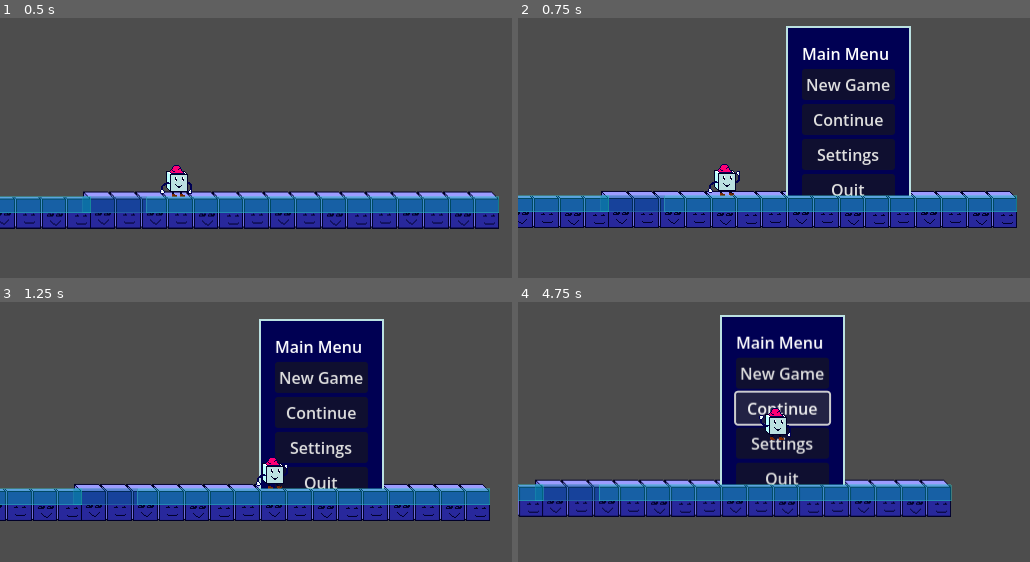
Above: before the commit, frames 1-4 (two rows, left to right).
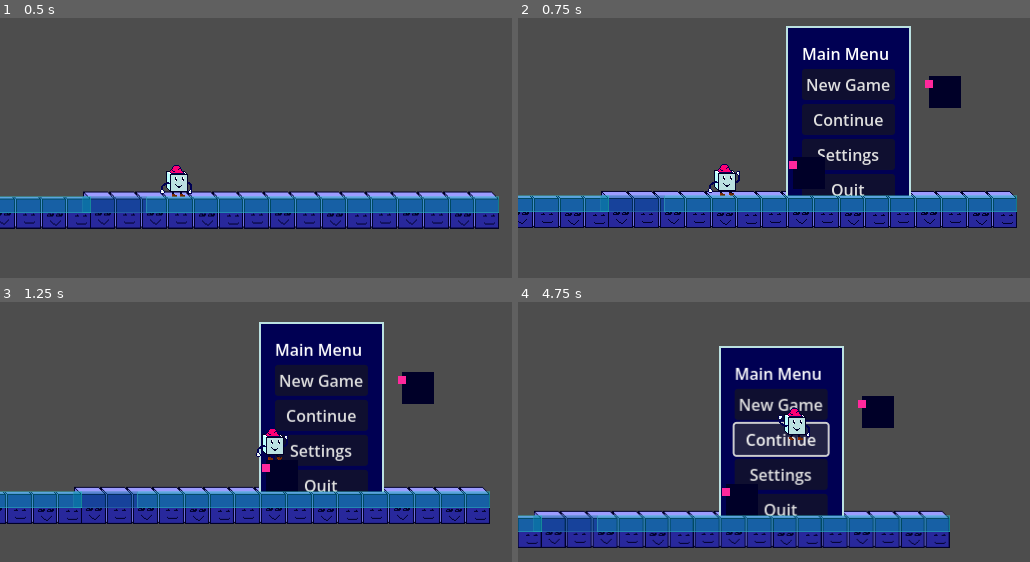
Above: after the commit, the same moments.

Repository: Doomn00b/Kewb
Game: Godot game, scene res://scenes/main.tscn
The game is run twice, just before and just after one commit, with the same random seed, the same clock (stepped at 60 frames per second) and the same inputs. The engine's default icon, where the game draws it, is replaced by a stand-in: a white triangle on a blue panel in a dark square.
Inputs:
- Up to frame 1 (0.5 s): no input
- Up to frame 2 (0.75 s): tap Enter (ui_accept) at 0.5 s; hold Right (move_forward) from 0.53 s (still down); tap Z (attack) at 0.6 s
- Up to frame 3 (1.25 s): keep holding Right (move_forward); tap Space (jump) at 0.77 s
- Up to frame 4 (4.75 s): release Right (move_forward) at 1.25 s; click "New Game" at 1.25 s; click "New Game" at 2 s; click "Continue" at 2.75 s; click "Continue" at 3.5 s; hold Right (move_forward) from 4.28 s (still down); tap Z (attack) at 4.35 s; tap Space (jump) at 4.52 s

Frame 1 is identical in both runs. In frame 2, 1.1% of the frame differs, in the area x 52-87%, y 22-66%; in frame 3, 12%; in frame 4, 32%, in the area x 0-85%, y 5-95%.
Error before the commit: Parse Error: Cannot find member "connect" in base "Callable". (res://characters/Enemies/enemy.gd:31)

Commit message:
Made it so the enemy has a damage-zone where it gives damage, and a hurt-zone, where it takes damage. Made it so it doesn't attack if game-state is game-over.
Enemy cannot damage player any more... and vice-versa. Need to fix this.

Diff:
--- a/characters/Enemies/enemy.gd
+++ b/characters/Enemies/enemy.gd
@@ -1,11 +1,12 @@
-#TODO: Solve raycast position-access error. (because of dictionary)
+#TODO: Make enemy move slowly idly. Make enemy flip direction.
 
 
 class_name Enemy
 extends CharacterBody2D
 
 @export var Nmyspeed: int = 200 #We make a new variable: Enemy Speed, which is an Int with 200 as standard value.
-@export var NmyArea2D: Area2D #We rename Area2D to NmyArea2D.
+@export var NmyDmgArea: Area2D #We will store our NmyDmgArea here. (it's an Area2D)
+@export var NmyHurtArea: Area2D
 
 static var enemies_spawned : int = 0 #This variable determines how many enemies have spawned.
 
@@ -25,12 +26,15 @@
 	playerChr = get_tree().get_first_node_in_group("playerGroup")
 	print_debug("Got the player from Tree.")
 	enemies_spawned += 1 #When we start the scene, enemy-count will go up.
-	#NmyArea2D.body_entered.connect(_on_cube_nmy_area_2d_body_entered) #Connecting area2D
-	NmyArea2D.body_exited.connect(_on_cube_nmy_area_2d_body_exited)
-	atk_raycast = $NmyAtkRC #We give the raycast-object (from the node-tree) to our nmy-raycast variable.
-	atk_raycast.is_colliding.connect(_on_raydetect)
-	edge_rayL = $NmyEdgeL #Give the variable the left edge ray-cast
-	edge_rayR = $NmyEdgeR #Give the variable the Right edge ray-cast
+	NmyDmgArea.body_entered.connect(_on_pbody_ent_dmg) #Connecting Give-Damage-area.
+	NmyDmgArea.body_exited.connect(_on_pbody_exi_dmg)
+	NmyHurtArea.body_entered.connect(_on_pfist_ent_hurt) #Connecting Get-Hurt-area
+	NmyHurtArea.body_exited.connect(_on_pfist_exi_hurt)
+
+	atk_raycast = $FlipNmy/NmyAtkRC #We give the raycast-object (from the node-tree) to our nmy-raycast variable.
+
+	edge_rayL = $FlipNmy/NmyEdgeL #Give the variable the left edge ray-cast
+	edge_rayR = $FlipNmy/NmyEdgeR #Give the variable the Right edge ray-cast
 
 # Called every frame. 'delta' is the elapsed time since the previous frame.
 func _process(delta: float) -> void:
@@ -39,23 +43,28 @@
 func _physics_process(delta: float) -> void:
 	# Add the gravity.
 	_apply_gravity(delta)
-	attack_player(delta)
+	_on_raydetect(atk_raycast)
+	_on_notdetect(atk_raycast)
+	_attack_player(delta)
 	move_and_slide()
 
 
-func attack_player(delta : float):
+func _attack_player(delta : float):
 	#Guardclause, to prevent attacking without player.
-	if playerChr == null: #But if there is no player, then...
+	if playerChr == null or GameManager.instance.is_game_over == true: #But if there is no player and game is over, then...
+		print_debug("Player is dead, Enemy won't attack.")
 		return #...We don't do anything.
+	if !before_1st_atk.is_stopped():
+		return
 	#END guard-clause
+
 	#Raycasting, for detecting the player.
-
 	if atk_raycast.is_colliding(): #If the raycast hits the player...
-		var nmy_ray_query : Vector2 = atk_raycast.get_collision_point()
+		#var nmy_ray_query : Vector2 = atk_raycast.get_collision_point()
 		before_1st_atk.start() #...we start a timer to delay the 1st attack.
 		await before_1st_atk.timeout #...which delays the below attack-code.
 
-		if self.is_on_floor() and nmy_ray_query >= Vector2(0,0): #Enemy has to be touching ground and a collision-point.
+		if self.is_on_floor(): #and nmy_ray_query >= Vector2(0,0): #Enemy has to be touching ground and a collision-point.
 			var direction = (playerChr.position - self.position).normalized()
 			velocity.x = direction.x * Nmyspeed
 			print("Detected player at:")#,nmy_ray_result.position)
@@ -69,14 +78,57 @@
 	if not is_on_floor() : #Do I need MORE in the condition?
 		var gravity = get_gravity() #We make a new temp-var, and base it on the get-gravity-function.
 		velocity.y += gravity.y * delta
-
 	else: #Otherwise, we...
 		#print("We didn't turn on gravity for Enemycube.")
 		return #...don't do anything. (no gravity-application)
 
 
 func _input(event: InputEvent) -> void:
-	if !targets.is_empty() and Input.is_action_just_pressed("attack"): #If there is a target (player), and it attacks...
+	pass
+
+#Detecting the player, to chase them.
+func _on_raydetect(node : RayCast2D) -> void:
+	if atk_raycast.is_colliding() != null:
+		#Targetting the player
+		if node.get_collision_mask_value(3): #If the body that entered the Area is in the Player-group...
+			targets.append(node) #...then put it in the list of targets.
+			player_chase = true #And make it clear we're chasing the player.
+			print_debug("Chasing target on mask #3")
+
+func _on_notdetect(node : RayCast2D) -> void:
+	if atk_raycast.is_colliding() == null:
+		#UN-targetting the player
+		if node.get_collision_mask_value(!3): #If the body that entered the Area is in the Player-group...
+			targets.erase(node) #...then put it in the list of targets.
+			player_chase = false #And make it clear we're chasing the player.
+			print_debug("Lost target.")
+#END Detecting the player.
+
+func _on_pbody_ent_dmg(node : Node2D) -> void:
+	#Giving damage to player.
+	if node.is_in_group("playerGroup"): #If the body that entered the Area is in the Player-group...
+		print_debug("We can damage player.")
+	else:
+		return
+
+func _on_pbody_exi_dmg(node : Node2D) -> void:
+		#Stop damaging player.
+	if node.is_in_group("playerGroup"):
+		print_debug("Can't hurt player any more.")
+	else:
+		return
+
+func _on_pfist_ent_hurt(node : Node2D) -> void:
+	if node.is_in_group("playerGroup"):
+		pass #Write way TO hurt player.
+
+func _on_pfist_exi_hurt(node : Node2D) -> void:
+	if node.is_in_group("playerGroup"):
+		pass #Write way to stop hurting player
+
+#This is only supposed to run when the player is in range of hurting us.
+func _nmy_gethurt():
+	if Input.is_action_just_pressed("attack"): #If the player attacks...
 		health -= 5 #Enemy's health decreases by 5, per punch that connects.
 		print("Got punched by the Player!")
 		if health <= 0: #If the enemy is out of health, he dies.
@@ -86,29 +138,6 @@
 			#GameState.increase_score(10)
 
 
-#REPLACE BELOW WITH RAYCAST ENTER?
-#func _on_cube_nmy_area_2d_body_entered(node : Node2D) -> void:
-	#Targetting the player
-	#if node.is_in_group("playerGroup"): #If the body that entered the Area is in the Player-group...
-		#targets.append(node) #...then put it in the list of targets.
-		#player_chase = true #And make it clear we're chasing the player.
-		#print_debug("STARTed chasing player.")
-
-func _on_raydetect(node : RayCast2D) -> void:
-	if $NmyAtkRC.is_colliding() != null:
-		#Targetting the player
-		if get_collision_mask_value(3): #If the body that entered the Area is in the Player-group...
-			targets.append(node) #...then put it in the list of targets.
-			player_chase = true #And make it clear we're chasing the player.
-			print_debug("STARTed chasing player.")
-
-func _on_cube_nmy_area_2d_body_exited(node : Node2D) -> void:
-		#Pesudo-code: is touching player area AND player is punching -> lower enemy health.
-	if node.is_in_group("playerGroup"):
-		targets.erase(node)
-		player_chase = false #Make sure the Enemy stops chasing the player.
-		print_debug("Stopped chasing player.")
-
 func setup_enemy(pos : Vector2 = Vector2.ZERO): #A function that readies the enemy's properties in a level.
 	self.global_position = pos #Sets up the position of the enemy.
 	#Add setting health?
--- a/characters/Enemies/enemy_cube.tscn
+++ b/characters/Enemies/enemy_cube.tscn
@@ -10,17 +10,18 @@
 [sub_resource type="RectangleShape2D" id="RectangleShape2D_e7fn0"]
 size = Vector2(12, 30)
 
-[node name="EnemyCube" type="CharacterBody2D" unique_id=2049833632 node_paths=PackedStringArray("NmyArea2D") groups=["enemyGroup"]]
+[node name="EnemyCube" type="CharacterBody2D" unique_id=2049833632 node_paths=PackedStringArray("NmyDmgArea", "NmyHurtArea") groups=["enemyGroup"]]
 z_index = 1
 y_sort_enabled = true
 collision_layer = 3
 script = ExtResource("1_fqm6r")
-Nmyspeed = null
-NmyArea2D = NodePath("NmyArea2D")
+NmyDmgArea = NodePath("FlipNmy/NmyDmgArea")
+NmyHurtArea = NodePath("FlipNmy/NmyHurtArea")
 metadata/_edit_group_ = true
 
 [node name="NmyCTimer" type="Timer" parent="." unique_id=1133709180]
-wait_time = 1.25
+wait_time = 0.8
+one_shot = true
 
 [node name="CollisionShape2D" type="CollisionShape2D" parent="." unique_id=168635995]
 shape = SubResource("RectangleShape2D_78frg")
@@ -36,22 +37,29 @@
 position = Vector2(-16, -8)
 texture = ExtResource("3_ivb5h")
 
-[node name="NmyArea2D" type="Area2D" parent="." unique_id=389465481 groups=["enemyGroup"]]
+[node name="NmyDmgArea" type="Area2D" parent="FlipNmy" unique_id=389465481 groups=["enemyDmgGroup"]]
 
-[node name="NmyDmgZone" type="CollisionShape2D" parent="NmyArea2D" unique_id=485172445 groups=["enemyGroup"]]
+[node name="NmyDmgZone" type="CollisionShape2D" parent="FlipNmy/NmyDmgArea" unique_id=485172445 groups=["enemyGroup"]]
 position = Vector2(-14, 0)
 shape = SubResource("RectangleShape2D_e7fn0")
 debug_color = Color(0.90518546, 0.17105508, 0.6280246, 0.41960785)
 
-[node name="NmyAtkRC" type="RayCast2D" parent="." unique_id=1170243958]
+[node name="NmyHurtArea" type="Area2D" parent="FlipNmy" unique_id=340083749 groups=["enemyGroup"]]
+
+[node name="NmyHurtZone" type="CollisionShape2D" parent="FlipNmy/NmyHurtArea" unique_id=1600605225 groups=["enemyGroup"]]
+position = Vector2(-14, 0)
+shape = SubResource("RectangleShape2D_e7fn0")
+debug_color = Color(0.90518546, 0.17105508, 0.6280246, 0.41960785)
+
+[node name="NmyAtkRC" type="RayCast2D" parent="FlipNmy" unique_id=1170243958]
 position = Vector2(-16, 0)
 target_position = Vector2(-168, 0)
 collision_mask = 4
 
-[node name="NmyEdgeL" type="RayCast2D" parent="." unique_id=980637611]
+[node name="NmyEdgeL" type="RayCast2D" parent="FlipNmy" unique_id=980637611]
 position = Vector2(-16, 16)
 target_position = Vector2(0, 16)
 
-[node name="NmyEdgeR" type="RayCast2D" parent="." unique_id=1977908662]
+[node name="NmyEdgeR" type="RayCast2D" parent="FlipNmy" unique_id=1977908662]
 position = Vector2(16, 16)
 target_position = Vector2(0, 16)
--- a/characters/Player/player.gd
+++ b/characters/Player/player.gd
@@ -178,7 +178,7 @@
 
 #The below is for killing the player.
 func _on_detection_area_entered(_enemyArea: Area2D) -> void:
-	if _enemyArea.is_in_group("enemyGroup"):
+	if _enemyArea.is_in_group("enemyDmgGroup"):
 		health -= 1 #Player's health decreases by 5, per punch that connects.
 		print("Got punched by the Enemy!")
 		if health <= 0: #If you run out of health, or if it goes negative, then...
--- a/project.godot
+++ b/project.godot
@@ -31,6 +31,7 @@
 
 playerGroup=""
 enemyGroup="Group for all the enemies."
+enemyDmgGroup=""
 
 [input]
 
Not shown, added: scenes/KewbTest1.tscn3958952234.tmp
